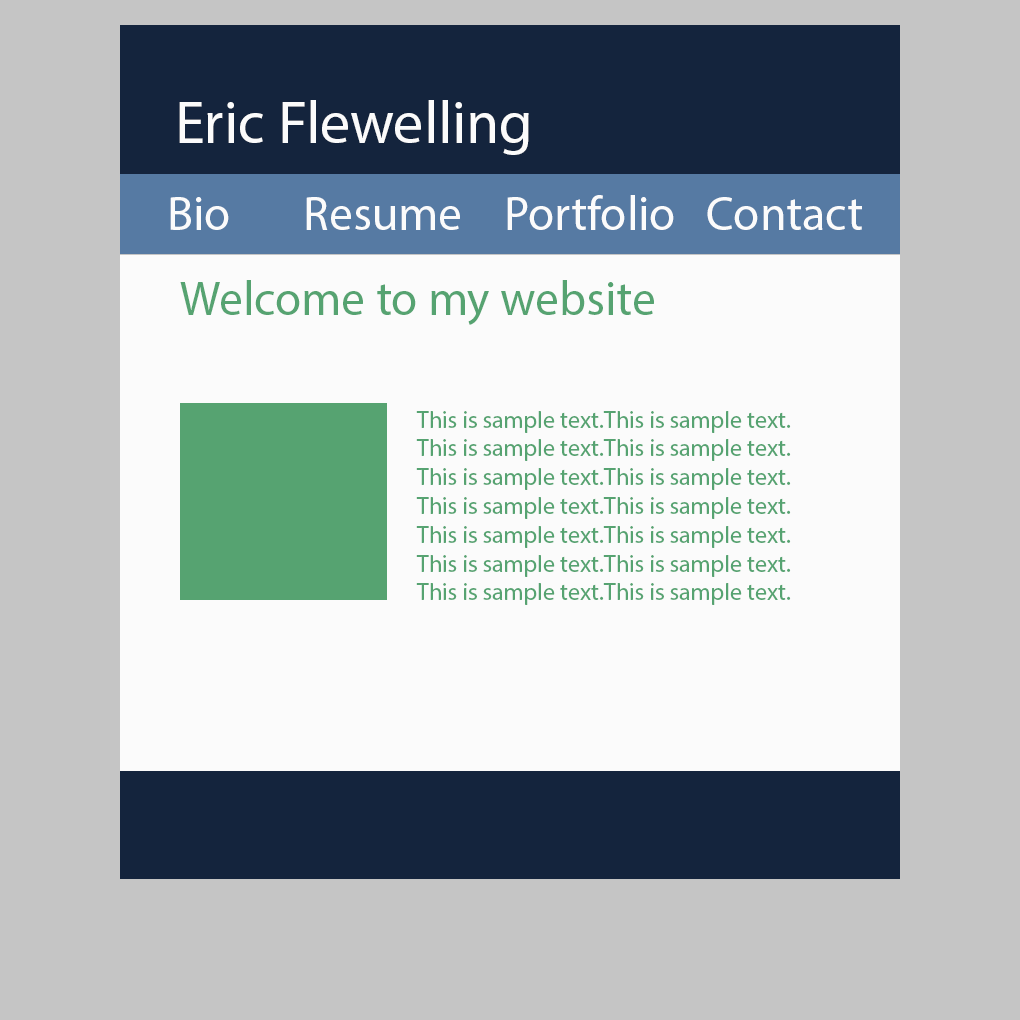
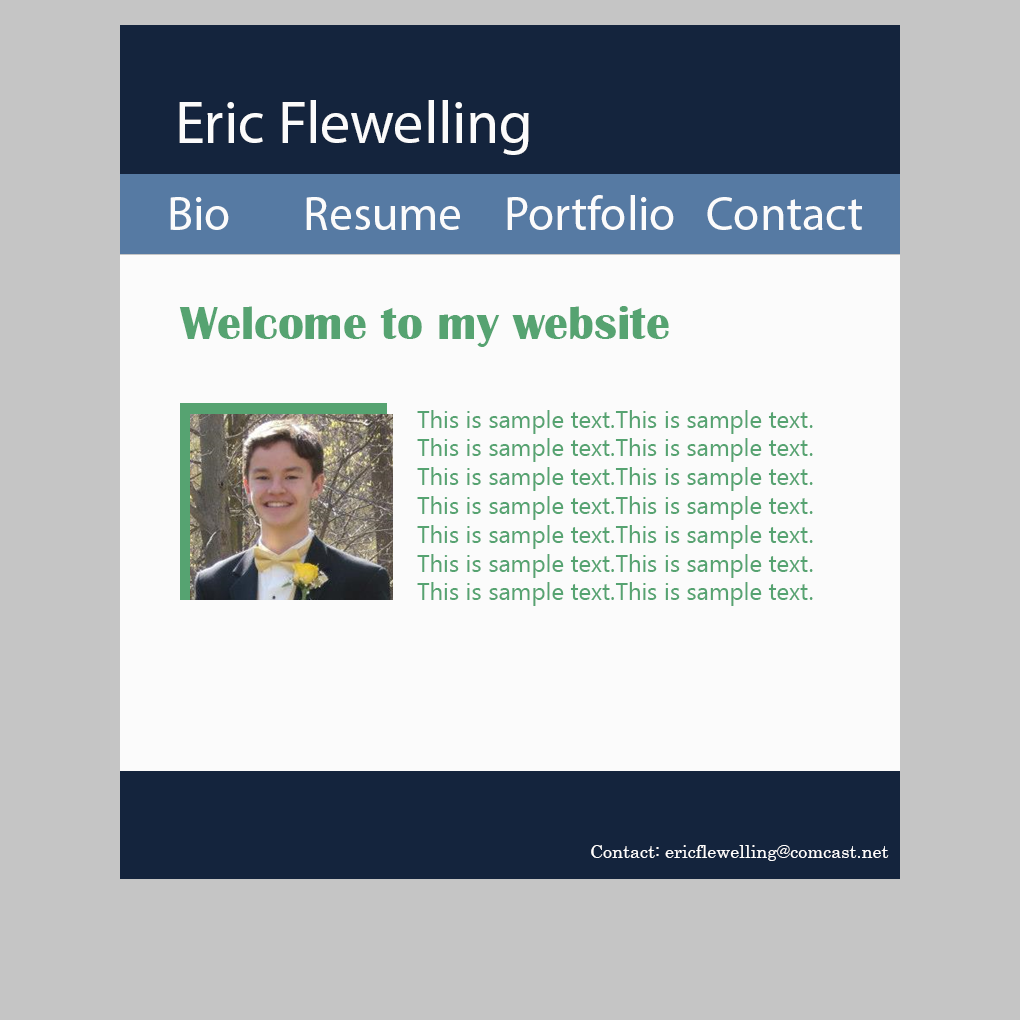
Revision of a layered w=1020, h=1020 image; what changed, layer by layer:
added layer "Footer Text" above "Footer" over [591, 845, 889, 861]
painted on "Sample content" over [416, 410, 813, 606]
added layer "Picture of myself" (1st of 2) above "Content Title" over [190, 414, 393, 600]
painted on "Content Title" over [179, 280, 669, 347]
